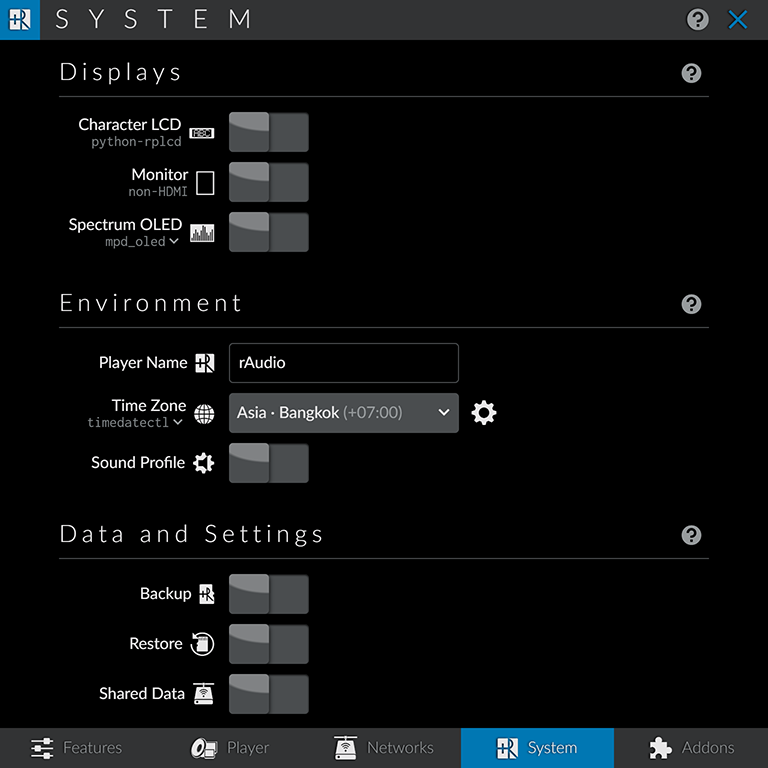
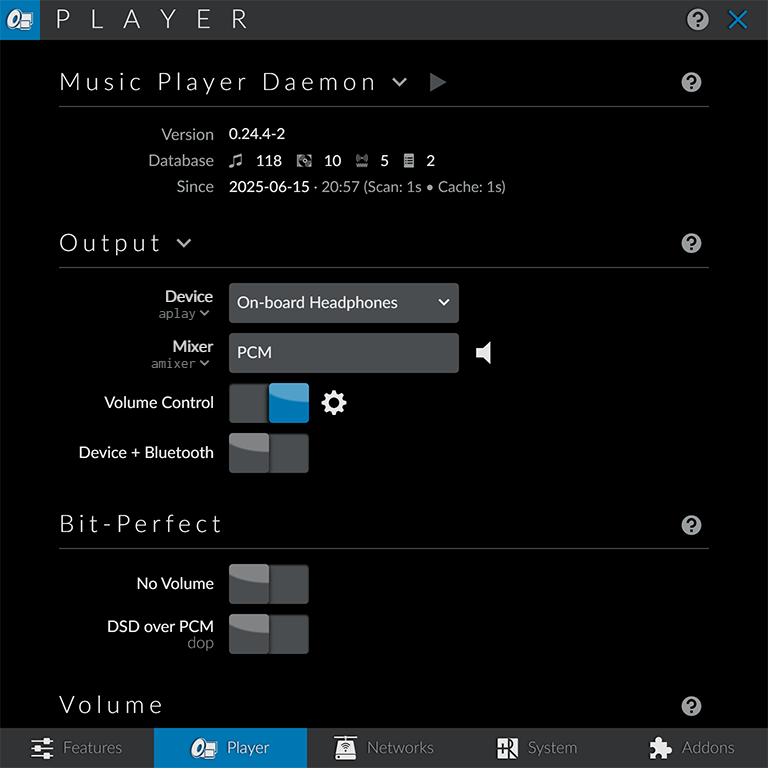
Layer changes from the first w=768, h=768 image to the second:
hid "55" over (x1=0, y1=0, x2=768, y2=768)
showed "50", painted on it over (x1=0, y1=0, x2=768, y2=768)
